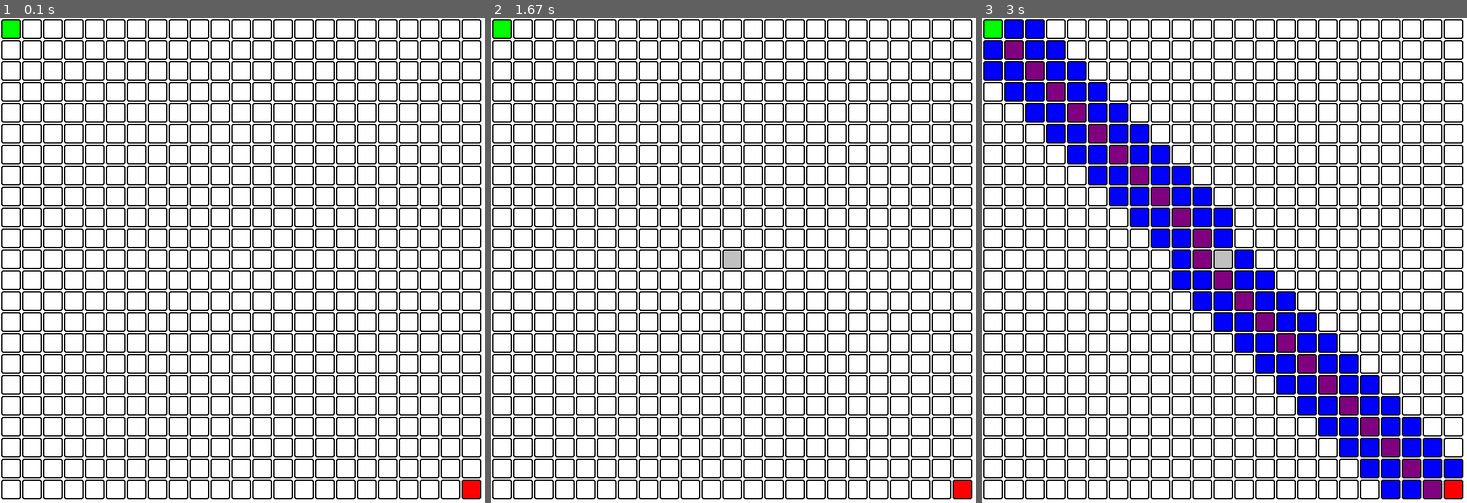
Above: before the commit, frames 1-3 (left to right).
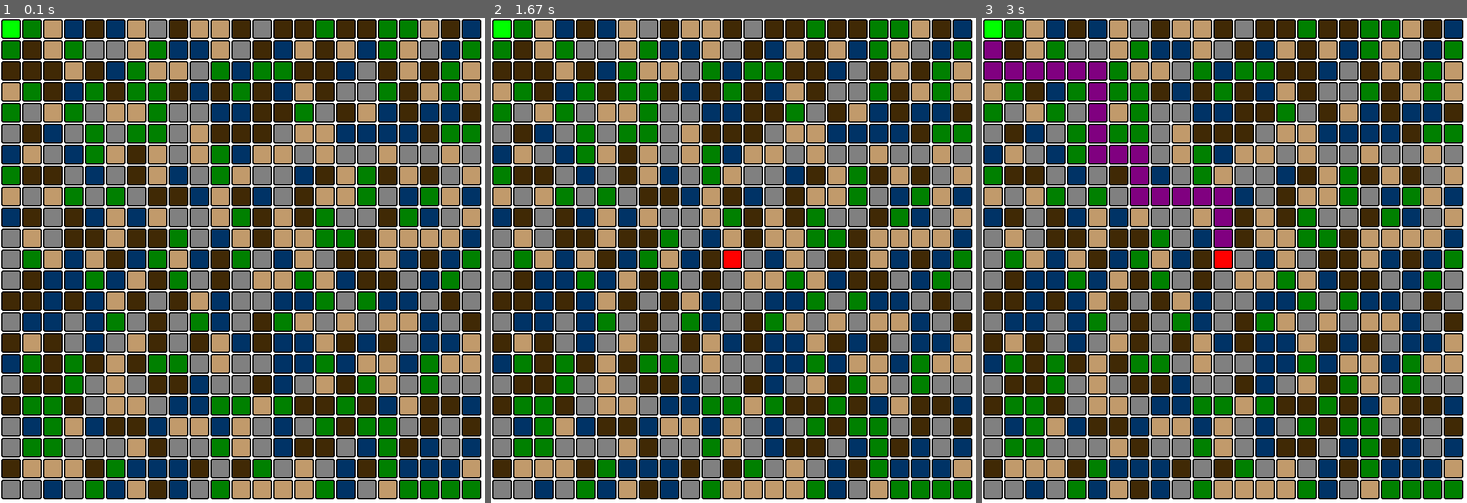
Above: after the commit, the same moments.

Repository: JacobPhillipsDK/UniversityProjects
Game: pygame game, started from Artificial Intelligence & Search Algorithms/A-star search function/main.py
Two runs of this game, one before a commit and one after it. Both use one fixed random seed, a clock stepped at 60 frames per second and the inputs below.
Inputs (mouse positions are in pixels of both pictures, inside the frame that each line leads up to):
- Up to frame 1 (0.1 s): no input
- Up to frame 2 (1.67 s): click (738, 265) at 0.38 s
- Up to frame 3 (3 s): tap Enter at 1.67 s

The runs differ from the first frame. In frame 1, 66% of the frame differs, in the area x 0-99%, y 0-99%; in frame 2, 66%; in frame 3, 66%.

Commit message:
Path A* done
Needs creatures to pass the project requirements

Diff:
--- /dev/null
+++ b/Artificial Intelligence & Search Algorithms/A-star search function/Creature.py
@@ -0,0 +1,9 @@
+import pygame
+
+
+class Creature:
+    def __init__(self, colour: (int, int, int)):
+        self.colour = colour
+
+    def draw_creature(self, screen, x, y, pygame_screen: pygame.display):
+        pygame_screen.draw.circle(screen, self.colour, (x, y), 5)
--- a/Artificial Intelligence & Search Algorithms/A-star search function/PygameWindow.py
+++ b/Artificial Intelligence & Search Algorithms/A-star search function/PygameWindow.py
@@ -7,6 +7,8 @@
 import pygame
 import sys
 import os
+import random
+from TileClass import Tile
 
 os.environ['SDL_VIDEO_CENTERED'] = '1'
 
@@ -18,6 +20,18 @@
 PURPLE = (128, 0, 128)
 GRAY = (192, 192, 192)
 
+# Tile Colours
+# Dirt Tile
+DIRT_TILE_COLOR = (64, 41, 5)
+# Water Tile
+WATER_TILE_COLOR = (0, 51, 102)
+# Stone Tile
+STONE_TILE_COLOR = (128, 128, 128)
+# Forest Tile
+FOREST_TILE_COLOR = (0, 128, 0)
+# Sand Tile
+SAND_TILE_COLOR = (193, 154, 107)
+
 
 class WindowApp:
     """
@@ -25,7 +39,8 @@
     """
 
     def __init__(self, width: int, height: int, title: str, grid: [[]], grid_width: int,
-                 grid_height: int, grid_margin: int, xPos: int, yPos: int):
+                 grid_height: int, grid_margin: int, xPos: int, yPos: int, DirtTileCost: int, WaterTileCost: int,
+                 StoneTileCost: int, ForestTileCost: int, SandTileCost: int):
         self.grid_width = grid_width
         self.grid_height = grid_height
         self.grid_margin = grid_margin
@@ -36,19 +51,29 @@
         self.x = xPos
         self.y = yPos
 
+        self.total_cost = None
+
         self.PyGameWindow = pygame.display.set_mode(self.screen_size)
 
         self.clock = pygame.time.Clock()
 
         self.running = True
         self.run_a_star = False
+        self.Diagonal = False
 
         self.row = None
         self.column = None
         self.goal = None
         self.start = None
-        self.cost = None
+        self.cost = 0
         self.debug = None
+        self.draw_maze = True
+
+        self.DirtTileCost = DirtTileCost
+        self.WaterTileCost = WaterTileCost
+        self.StoneTileCost = StoneTileCost
+        self.ForestTileCost = ForestTileCost
+        self.SandTileCost = SandTileCost
 
         self.init_app()
 
@@ -60,7 +85,7 @@
         print("Application started")
 
     def check_values(self):
-        if self.start is None or self.goal is None or self.cost is None:
+        if self.start is None:
             raise ValueError("Start, goal, and cost must be set to run the A* algorithm")
 
     def draw_grid(self):
@@ -68,9 +93,55 @@
             for column in range(len(self.grid)):
                 self.draw_rect(row=row, column=column, color=BLACK, border_radius=3, width=2)
 
+    def draw_tiles(self):
+        for i in range(len(self.grid)):
+            for j in range(len(self.grid)):
+                random_tile = random.randint(0, 4)
+                if random_tile == 0:
+                    Dirt_tile = Tile(tile_type=DIRT_TILE_COLOR, tile_cost=self.DirtTileCost, grid_width=self.grid_width,
+                                     grid_height=self.grid_height, grid_margin=self.grid_margin)
+                    Dirt_tile.draw_tile(row=i, column=j, border_radius=3, width=0, screen=self.PyGameWindow, x=0, y=0)
+                    Dirt_tile.set_tile_grid_value(grid=self.grid, row=i, column=j)
+                elif random_tile == 1:
+                    Water_tile = Tile(tile_type=WATER_TILE_COLOR, tile_cost=self.WaterTileCost,
+                                      grid_width=self.grid_width,
+                                      grid_height=self.grid_height, grid_margin=self.grid_margin)
+                    Water_tile.draw_tile(row=i, column=j, border_radius=3, width=0, screen=self.PyGameWindow, x=0, y=0)
+
+                    Water_tile.set_tile_grid_value(grid=self.grid, row=i, column=j)
+                elif random_tile == 2:
+                    Sand_tile = Tile(tile_type=SAND_TILE_COLOR, tile_cost=self.SandTileCost, grid_width=self.grid_width,
+                                     grid_height=self.grid_height, grid_margin=self.grid_margin)
+                    Sand_tile.draw_tile(row=i, column=j, border_radius=3, width=0, screen=self.PyGameWindow, x=0, y=0)
+
+                    Sand_tile.set_tile_grid_value(grid=self.grid, row=i, column=j)
+
+                elif random_tile == 3:
+                    Stone_tile = Tile(tile_type=STONE_TILE_COLOR, tile_cost=self.StoneTileCost,
+                                      grid_width=self.grid_width,
+                                      grid_height=self.grid_height, grid_margin=self.grid_margin)
+                    Stone_tile.draw_tile(row=i, column=j, border_radius=3, width=0, screen=self.PyGameWindow, x=0,
+                                         y=0)
+
+                    Stone_tile.set_tile_grid_value(grid=self.grid, row=i, column=j)
+                elif random_tile == 4:
+                    Forest_tile = Tile(tile_type=FOREST_TILE_COLOR, tile_cost=self.ForestTileCost,
+                                       grid_width=self.grid_width,
+                                       grid_height=self.grid_height, grid_margin=self.grid_margin)
+                    Forest_tile.draw_tile(row=i, column=j, border_radius=3, width=0, screen=self.PyGameWindow, x=0, y=0)
+
+                    Forest_tile.set_tile_grid_value(grid=self.grid, row=i, column=j)
+
+    def fix_mistakes(self):  # This function is used to fix mistakes in the grid
+        self.draw_rect(row=0, column=0, color=GREEN, border_radius=3, width=0)
+        self.draw_rect(row=0, column=0, color=BLACK, border_radius=3, width=2)
+
     def on_execute(self):  # Main Loop that runs the game
         self.check_values()  # Check if the values are set
+        self.draw_tiles()
         self.draw_grid()
+        self.fix_mistakes()
+
         while self.running:
             self.process_input()
             self.update()
@@ -96,7 +167,7 @@
                     self.mouse_cords()
                     self.draw_rect_from_click()
             if event.type == pygame.KEYDOWN:
-                if event.key == pygame.K_RETURN and self.goal is not None and self.start is not None and self.cost is not None:
+                if event.key == pygame.K_RETURN and self.goal is not None and self.start is not None:
                     self.run_a_star = True
 
     def on_cleanup(self):
@@ -110,21 +181,27 @@
         start_position.g = start_position.h = start_position.f = 0
         goal_position = Node(None, tuple(self.goal))
         goal_position.g = goal_position.h = goal_position.f = 0
-
+        self.grid[0][0] = 0
         open_set = []  # Set of nodes to be evaluated, also called frontier
         closed_set = []  # Set of nodes already evaluated, also called reached
 
         open_set.append(start_position)
 
         # Movemment system - That can go in every direction
-        move = [[-1, 0],  # go up
-                [0, -1],  # go left
-                [1, 0],  # go down
-                [0, 1],  # go right
-                [-1, -1],  # go up left
-                [-1, 1],  # go up right
-                [1, -1],  # go down left
-                [1, 1]]  # go down right
+        if not self.Diagonal:
+            move = [[-1, 0],  # go up
+                    [0, -1],  # go left
+                    [1, 0],  # go down
+                    [0, 1]]  # go right
+        else:  # Diagonal  movement system - That can go in 4 directions
+            move = [[-1, 0],  # go up
+                    [0, -1],  # go left
+                    [1, 0],  # go down
+                    [0, 1],  # go right
+                    [-1, -1],  # go up left
+                    [-1, 1],  # go up right
+                    [1, -1],  # go down left
+                    [1, 1]]  # go down right
 
         outer_iterations = 0
         max_iterations = (len(self.grid) // 2) ** 10
@@ -172,9 +249,9 @@
                         node_position[1] < 0):
                     continue
 
-                # Make sure walkable terrain
-                if self.grid[node_position[0]][node_position[1]] != 0:
-                    continue
+                # # Make sure walkable terrain
+                # if self.grid[node_position[0]][node_position[1]] != 0:
+                #     continue
 
                 # Create new node
                 new_node = Node(current, node_position)
@@ -185,11 +262,16 @@
                 # Loop through children
             for child in children:
                 # print(f'child: {child.position}')
-                arraychild = np.asarray(child.position)
-                # print(f'arraychild: {arraychild[0]}, {arraychild[1]}')
-
-                self.draw_rect(row=arraychild[0], column=arraychild[1], color=BLUE, border_radius=3, width=0)
-                self.draw_rect(row=arraychild[0], column=arraychild[1], color=BLACK, border_radius=3, width=2)
+                arraychild = np.asarray(child.position)  # convert to array because im lazy
+                # self.draw_rect(row=arraychild[0], column=arraychild[1], color=BLUE, border_radius=3, width=0)
+                # self.draw_rect(row=arraychild[0], column=arraychild[1], color=BLACK, border_radius=3, width=2)
+                # self.draw_rect_alpha(surface=self.PyGameWindow, colour=(125, 125, 125, 127),
+                #                      rect=[(self.grid_margin + self.grid_width) *
+                #                            arraychild[1] + self.x + self.grid_margin,
+                #                            (self.grid_margin + self.grid_height) * arraychild[
+                #                                0] + self.y + self.grid_margin,
+                #                            self.grid_width,
+                #                            self.grid_height])
 
                 if arraychild[0] == self.start[0] and arraychild[1] == self.start[
                     1]:  # Ensure the start position is not  overwritten with blue
@@ -206,18 +288,25 @@
                     continue
 
                 # Create the f, g, and h values
-                child.g = current.g + self.cost
-                # Heuristic calculated Manhattan distance / Taxicab distance
-                #  works better for grid than euclidean
+
+                current.cost = self.grid[current.position[0]][current.position[1]]
+
+                # print(f'current.cost: {current.cost}')
+
+                #  gScore[neighbor] := tentative_gScore
+                child.g = current.g + current.cost
+                # Heuristic calculated Manhattan distance / Taxicab distance works better for grid than euclidean
+
+                # tentative_gScore := gScore[current] + d(current, neighbor)
                 child.h = self.Manhattan_distance(child.position, goal_position.position)
 
+                # fScore[neighbor] := tentative_gScore + h(neighbor)
                 child.f = child.g + child.h
 
-                # Child is already in the yet_to_visit list and g cost is already lower
                 if len([i for i in open_set if child == i and child.g > i.g]) > 0:
                     continue
 
-                # Add the child to the yet_to_visit list
+                # Add the child to the open_set list
                 open_set.append(child)
 
     @staticmethod
@@ -225,27 +314,41 @@
         return abs(start[0] - goal[0]) + abs(start[1] - goal[1])
 
     def return_path(self, current_node: Node):
-        path = []
-        no_rows, no_columns = np.shape(self.grid)
-        # here we create the initialized result maze with -1 in every position
-        result = [[-1 for i in range(no_columns)] for j in range(no_rows)]
-        current = current_node
-        while current is not None:
-            path.append(current.position)
-            current = current.parent
-        # Return reversed path as we need to show from start to end path
-        path_to_draw = path[::-1]
-        print(f'path_to_draw.pop(0) and path_to_draw.pop(-1): {path_to_draw.pop(0)}, {path_to_draw.pop(-1)}')
+        path = []  # List of nodes that make up the path
+
+        current = current_node  # Current node is the goal node
+        while current is not None:  #
+            path.append(current.position)  # Add the current node to the path
+            current = current.parent  # Set the current node to the parent of the current node
+
+        path_to_draw = path[::-1]  # reverse the path to draw from start to end
+
+        # Get total path cost
+        get_path_cost = np.asarray(path_to_draw)  # Convert path to numpy array
+
+        for i in range(len(get_path_cost)):
+            self.cost = self.cost + self.grid[get_path_cost[i][0]][
+                get_path_cost[i][1]]  # Add the cost of each node to the total cost
+            # print(f' cost: {self.grid[get_path_cost[i][0]][get_path_cost[i][1]]}')
+
         print(f'path_to_draw: {path_to_draw}')
+
+        path_to_draw.pop(0)  # remove the start position from the path to draw, so it is not overwritten
+        path_to_draw.pop(-1)  # remove the end position from the path to draw, so it is not overwritten
         for i in range(len(path_to_draw)):
             for j in range(len(path_to_draw[i])):
                 self.draw_rect(row=path_to_draw[i][0], column=path_to_draw[i][1], color=PURPLE, border_radius=3,
-                               width=0)
+                               width=0)  # Draw the path rectangle
                 self.draw_rect(row=path_to_draw[i][0], column=path_to_draw[i][1], color=BLACK, border_radius=3,
-                               width=2)
-        return result
-
-    def draw_rect(self, row: int, column: int, color: (int, int, int), border_radius, width) -> [[]]:
+                               width=2)  # Draw the path "outline"
+
+        print(f'Total Cost: {self.cost}')  # Print the total cost of the path
+        print('\n'.join([''.join(["{:" ">5d}".format(item) for item in row])
+                         for row in self.grid]))  # Print the grid with values shown
+
+        return path_to_draw
+
+    def draw_rect(self, row: int, column: int, color: (int, int, int), border_radius, width):
         pygame.draw.rect(self.PyGameWindow,
                          color,
                          [(self.grid_margin + self.grid_width) * column + self.x + self.grid_margin,
@@ -254,7 +357,7 @@
                           self.grid_height],
                          width,
                          border_radius=border_radius)
-        return None
+        return
 
     def mouse_cords(self):
         pos = pygame.mouse.get_pos()
@@ -262,29 +365,27 @@
         self.column = pos[0] // (self.grid_width + self.grid_margin)
         self.row = pos[1] // (self.grid_height + self.grid_margin)
         if self.row < len(self.grid) and self.column < len(self.grid[0]):
-            print("Click ", pos, "Grid coordinates: ", self.row, self.column)
+            print("Click ", pos, "Grid coordinates: ", (self.row, self.column))
             # self.grid[self.row][self.column] = 1
         # print(row < len(self.grid), "Row Value :", row) # Used at debugger value : To know when user clicks outside
         return None
 
     def draw_rect_from_click(self):
         if self.row < len(self.grid) and self.column < len(self.grid[0]):  # Check if user clicks outside the grid
-            # if self.grid[self.row][self.column] == 0:
-            self.draw_rect(row=self.row, column=self.column, color=GRAY, border_radius=3, width=0)
+            self.goal = (self.row, self.column)
+            if self.debug:
+                print(f'value of start: {self.goal}')
+                print("Index Value : ", self.grid[self.row][self.column])
+                print("Grid Value : ", self.grid[self.row][self.column])
+            self.grid[self.row][self.column] = 0
+            self.draw_rect(row=self.row, column=self.column, color=RED, border_radius=3, width=0)
             self.draw_rect(row=self.row, column=self.column, color=BLACK, border_radius=3, width=2)
-            print("Index Value : ", self.grid[self.row][self.column])
-            self.grid[self.row][self.column] = 1
-            print("Grid Value : ", self.grid[self.row][self.column])
+
         return None
 
     def set_start_position(self, row: int, column: int) -> (int, int):
         self.draw_rect(row=row, column=column, color=GREEN, border_radius=3, width=0)
+        self.draw_rect(row=row, column=column, color=BLACK, border_radius=3, width=2)
         position = (row, column)
         print(f'set_start_position : coordinates: [{row},{column}]')
         return position
-
-    def set_goal_position(self, row: int, column: int) -> (int, int):
-        self.draw_rect(row=row, column=column, color=RED, border_radius=3, width=0)
-        position = (row, column)
-        print(f'set_goal_position : coordinates: [{row},{column}]')
-        return position
--- /dev/null
+++ b/Artificial Intelligence & Search Algorithms/A-star search function/TileClass.py
@@ -0,0 +1,24 @@
+import pygame.image
+
+
+class Tile:
+    def __init__(self, tile_type: (int, int, int), tile_cost: int, grid_width, grid_height, grid_margin):
+        self.tile_type = tile_type
+        self.tile_cost = tile_cost
+
+        self.grid_width = grid_width
+        self.grid_height = grid_height
+        self.grid_margin = grid_margin
+
+    def draw_tile(self, row: int, column: int, border_radius, width, screen, x, y):
+        pygame.draw.rect(screen,
+                         self.tile_type,
+                         [(self.grid_margin + self.grid_width) * column + x + self.grid_margin,
+                          (self.grid_margin + self.grid_height) * row + y + self.grid_margin,
+                          self.grid_width,
+                          self.grid_height],
+                         width,
+                         border_radius=border_radius)
+
+    def set_tile_grid_value(self, grid, row, column):
+        grid[row][column] = self.tile_cost
--- a/Artificial Intelligence & Search Algorithms/A-star search function/main.py
+++ b/Artificial Intelligence & Search Algorithms/A-star search function/main.py
@@ -22,28 +22,33 @@
 
 def create_2d_array(size: int) -> [[]]:
     """
-    :param size: the size of the 2d array
-    the value will create a array with size*size
+    Will return an array with size*size
     """
     grid = [[0 for i in range(size)] for j in range(size)]
-    print("size :", size * size)
-    print(f'grid {len(grid)}')
+    # print("size :", size * size)
+    # print(f'grid {len(grid)}')
     return grid
 
 
 def create_PyGameWindow():
     grid = create_2d_array(size=23)  # Create grid based on row and colum value
 
+    DirtTileCost = 1
+    WaterTileCost = 10
+    SandTileCost = 5
+    StoneTileCost = 7
+    ForrestTileCost = 15
+
     pygame_window = WindowApp(width=800, height=800, title="Pygame Window",
                               grid=grid, grid_width=WIDTH, grid_height=HEIGHT,
-                              grid_margin=MARGIN, xPos=x, yPos=y)  # Create a new window
+                              grid_margin=MARGIN, xPos=x, yPos=y, DirtTileCost=DirtTileCost,
+                              WaterTileCost=WaterTileCost, ForestTileCost=ForrestTileCost, SandTileCost=SandTileCost,
+                              StoneTileCost=StoneTileCost)  # Create a new window
 
     pygame_window.start = pygame_window.set_start_position(0, 0)  # set the start position of the grid
-    pygame_window.goal = pygame_window.set_goal_position(len(grid) - 1, len(grid) - 1)  # set goal position
-    pygame_window.cost = 1  # set the cost of each step
-    pygame_window.debug = True
+    pygame_window.debug = False
 
-    print(f'Start position: {pygame_window.start}', f'Goal position: {pygame_window.goal}')
+    pygame_window.Diagonal = False
     pygame_window.on_execute()
 
 
--- a/Artificial Intelligence & Search Algorithms/A-star search function/nodeClass.py
+++ b/Artificial Intelligence & Search Algorithms/A-star search function/nodeClass.py
@@ -10,8 +10,13 @@
         self.parent = parent
         self.position = position
 
-        self.g = 0
-        self.h = 0
-        self.f = 0
+        self.g = 0 # cost from start to current Node
+        self.h = 0 # heuristic based estimated cost for current Node to end Node
+        self.f = 0 # total cost of present node i.e. :  f = g + h
+        self.cost = 0
+
     def __eq__(self, other):
         return self.position == other.position
+
+    def set_cost(self, cost):
+        self.cost = cost
Binary file added: Artificial Intelligence & Search Algorithms/A-star search function/textures/Grass01.png
